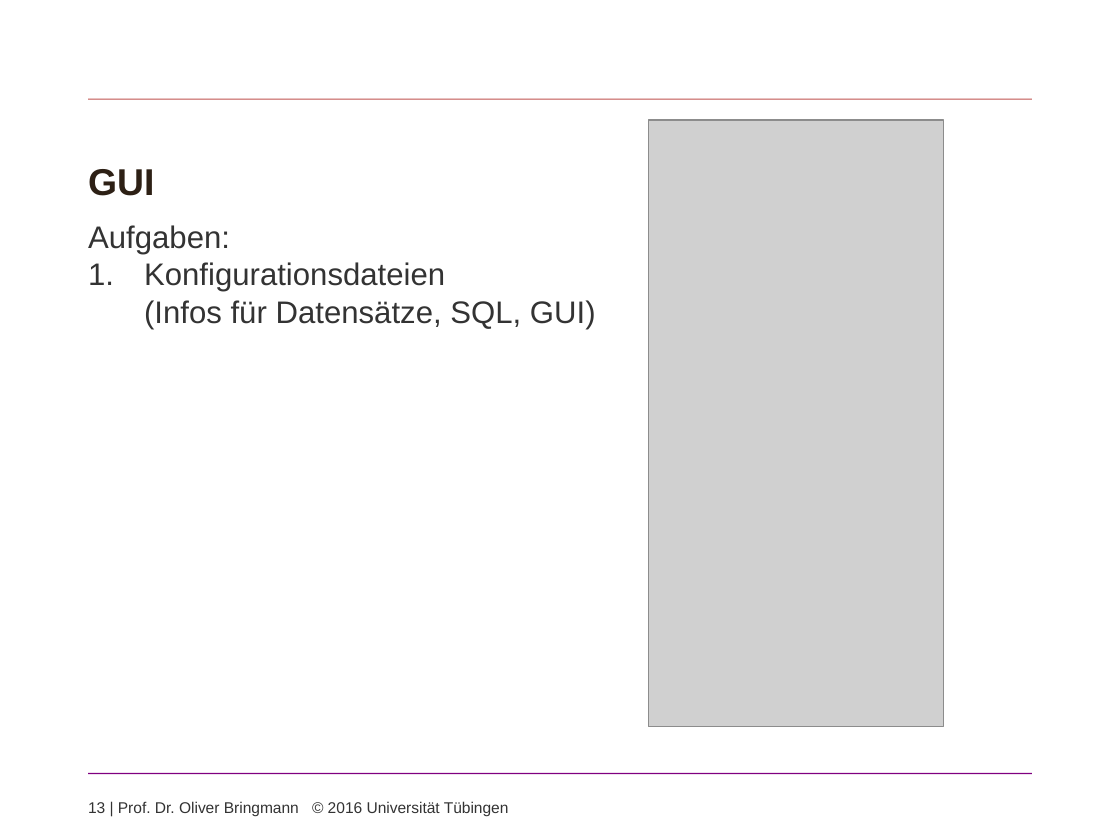
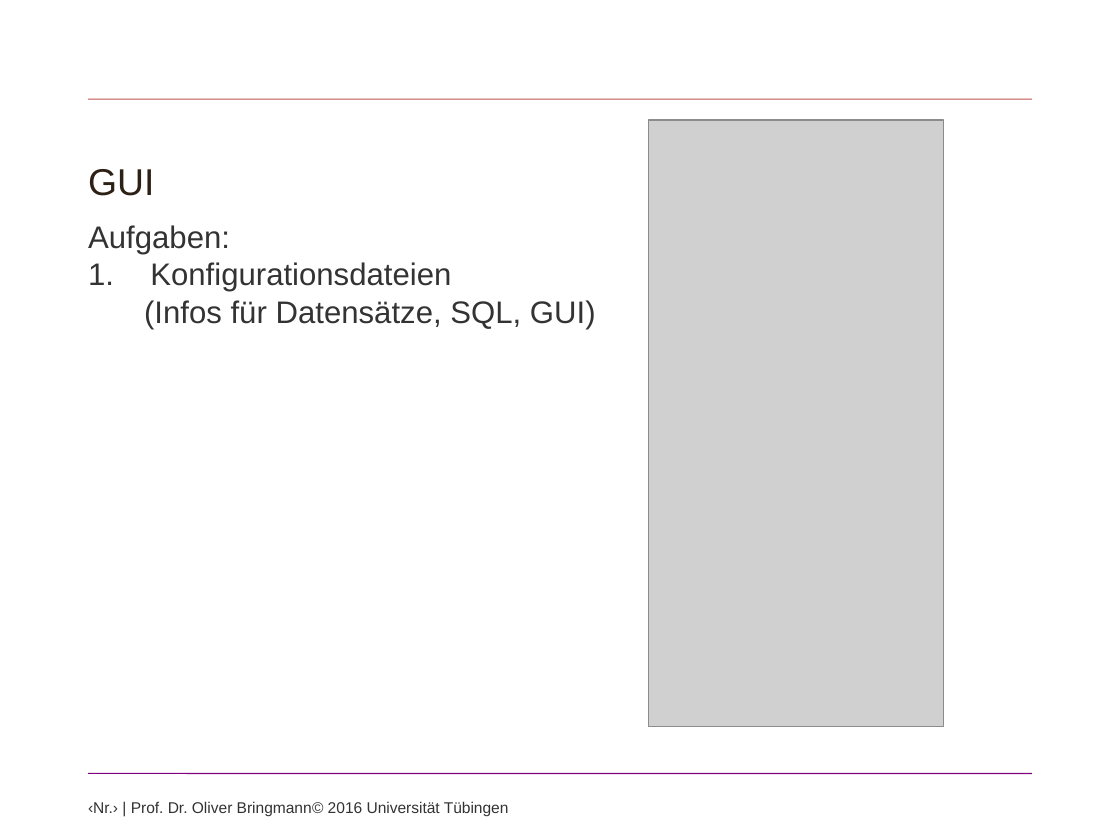
Before and after one commit to speedbyte/ProjectManagement, a slide deck: slide 13 of TeamWebProjectManagement/Praesentation/ProgrammierprojektSS2016.pptx. Drawn at 1120x840 pixels with LibreOffice and Linux fonts; fonts in the diff are those of the drawing; grey boxes stand for pictures; background and template pictures are left out. Boxes give left, top, right and bottom in pixels: in the first picture for what was removed or moved away, otherwise in the second. Text is boxed around its words. In the diff, an @@ line names an element or a change of style, - is before the commit and + after.

```diff
--- a/TeamWebProjectManagement/Praesentation/ProgrammierprojektSS2016.pptx
+++ b/TeamWebProjectManagement/Praesentation/ProgrammierprojektSS2016.pptx
@@ text "GUI" at (88,169,154,196): bold off @@
@@ text at (150,262,451,292): indent changed @@
@@ text at (88,801,509,817): text changed @@
-13 | Prof. Dr. Oliver Bringmann © 2016 Universität Tübingen
+‹Nr.› | Prof. Dr. Oliver Bringmann © 2016 Universität Tübingen
```
Also in this commit, not shown: 26 other slides changed, 6 slides added, 1 slide removed, 9 other files.
